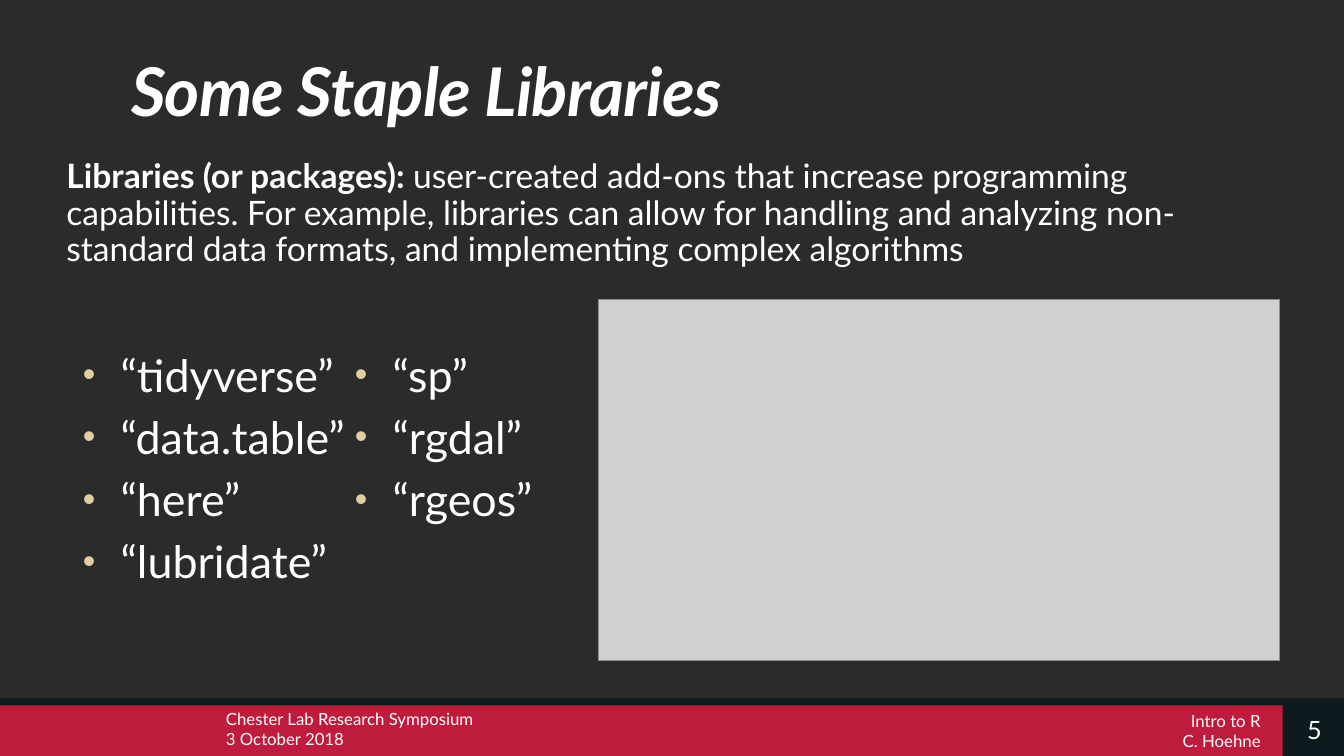
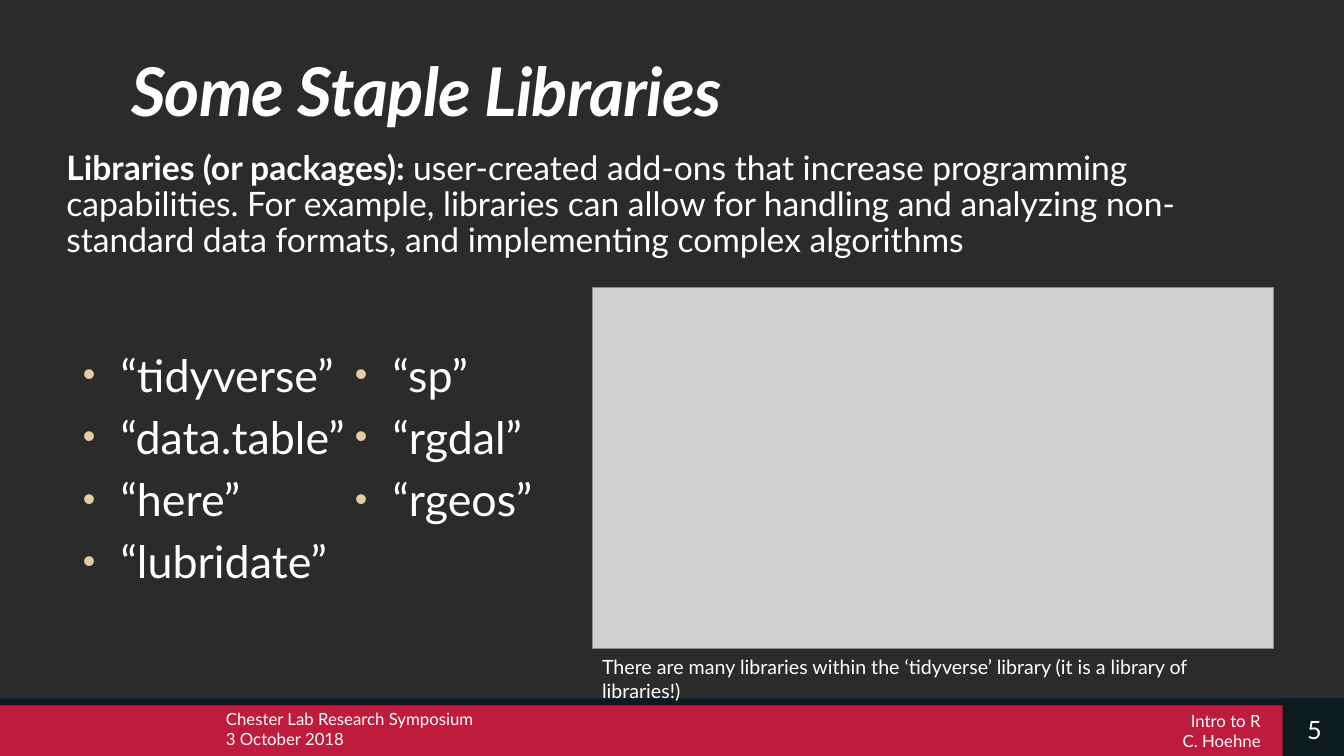
Before and after one commit to cghoehne/chester-lab-R-tutorial, a slide deck: slide 5 of intro-to-R.pptx. Drawn at 1344x756 pixels with LibreOffice and Linux fonts; fonts in the diff are those of the drawing; grey boxes stand for pictures; background and template pictures are left out; a plain dark background stands for a picture behind light text. Boxes give left, top, right and bottom in pixels: in the first picture for what was removed or moved away, otherwise in the second. Text is boxed around its words. In the diff, an @@ line names an element or a change of style, - is before the commit and + after.

```diff
--- a/intro-to-R.pptx
+++ b/intro-to-R.pptx
@@ text "Libraries (or packages): user-created add-ons ...": place and size @@
-text "Libraries (or packages): user-created add-ons ..." at [66,162,1175,267]
+text "Libraries (or packages): user-created add-ons ..." at [66,154,1175,258]
@@ picture: place and size @@
-picture at [599,299,1280,660]
+picture at [592,287,1273,648]
@@ text added at [602,659,1188,678], 14 pt, text #FFFFFF @@
+There are many libraries within the ‘tidyverse’ library (it is a library of libraries!)
```
Also in this commit, not shown: 7 other slides changed, 1 other file.
